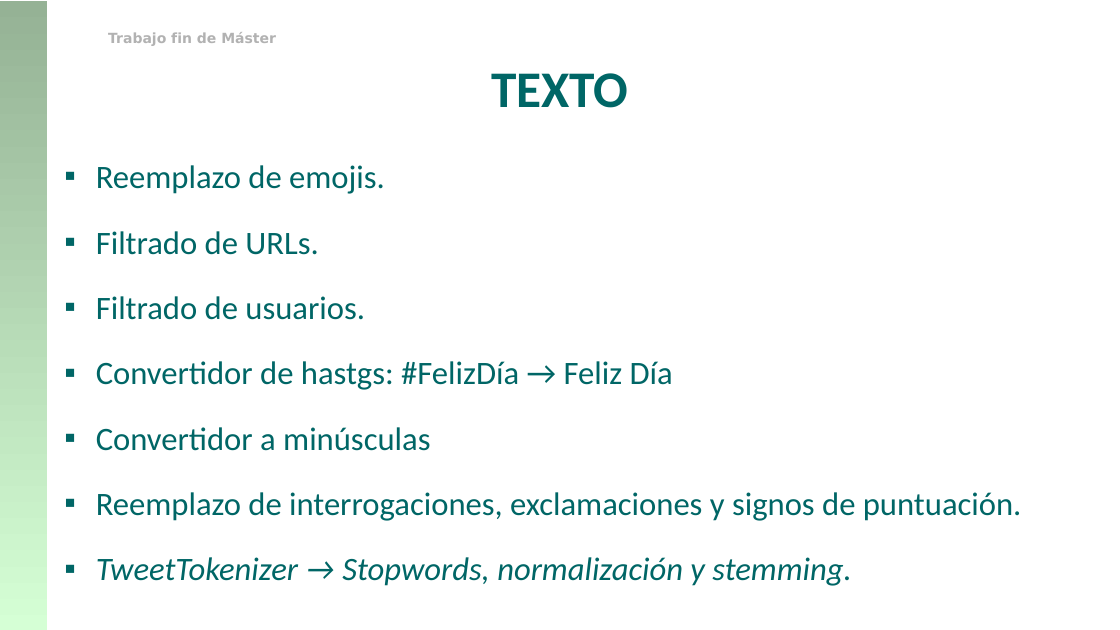
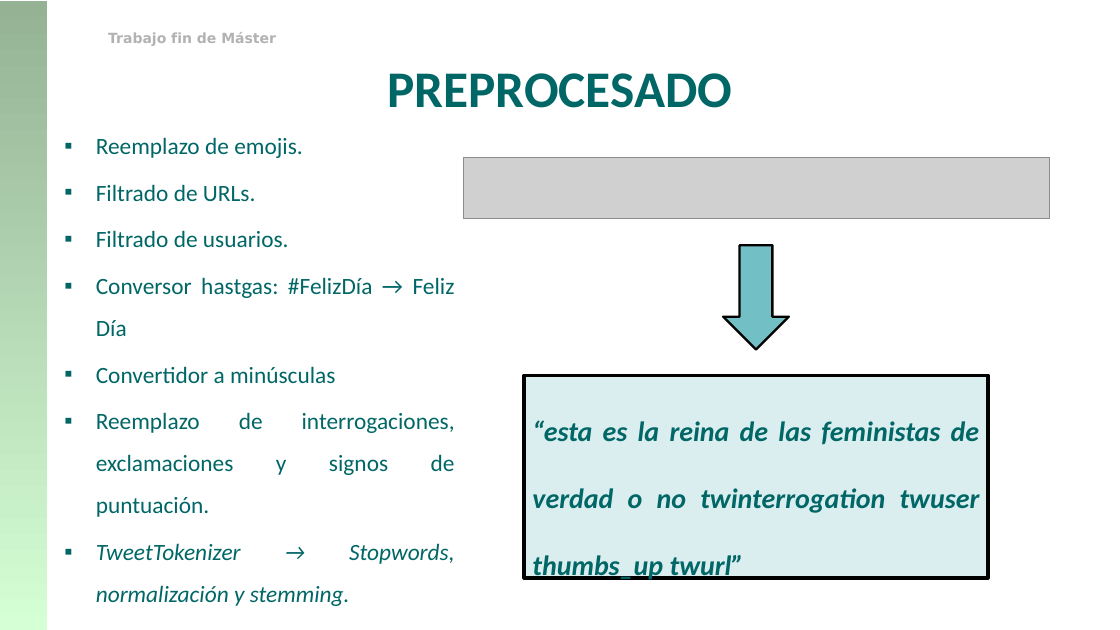
Before and after one commit to franciscorodriguez92/uned-tfm, a slide deck: slide 15 of TFM_Francisco_Rodriguez.pptx (slide 39 before the commit). Drawn at 1120x630 pixels with LibreOffice and Linux fonts; fonts in the diff are those of the drawing; grey boxes stand for pictures; background and template pictures are left out. Boxes give left, top, right and bottom in pixels: in the first picture for what was removed or moved away, otherwise in the second. Text is boxed around its words. In the diff, an @@ line names an element or a change of style, - is before the commit and + after.

```diff
--- a/TFM_Francisco_Rodriguez.pptx
+++ b/TFM_Francisco_Rodriguez.pptx
@@ text at (387,73,732,108): text changed @@
-TEXTO
+PREPROCESADO
@@ text "Reemplazo de emojis.": place and size @@
-text "Reemplazo de emojis." at (96,165,1022,586)
+text "Reemplazo de emojis." at (96,137,455,606)
@@ text at (96,137,455,606): size 28 to 20 pt in "Reemplazo de emojis.", "Filtrado de URLs.", "Filtrado de usuarios.", "Convertidor a minúsculas" and 2 more places; less space between paragraphs @@
@@ picture added at (463,157,1050,218) @@
@@ down arrow added at (723,245,789,350), fill #72BFC5, outline #000000 2 pt @@
@@ text at (96,277,455,336): text changed; size 28 to 20 pt @@
-▪ Convertidor de hastgs: #FelizDía → Feliz Día
+▪ Conversor hastgas: #FelizDía → Feliz Día
@@ rectangle added at (524,376,988,578), fill #DAEDEF, outline #000000 3 pt, 24 pt, text #006666, bold, italic @@
+“esta es la reina de las feministas de verdad o no twinterrogation twuser thumbs_up twurl”
```
Also in this commit, not shown: 6 other slides changed, 1 slide added, 2 slides removed.
